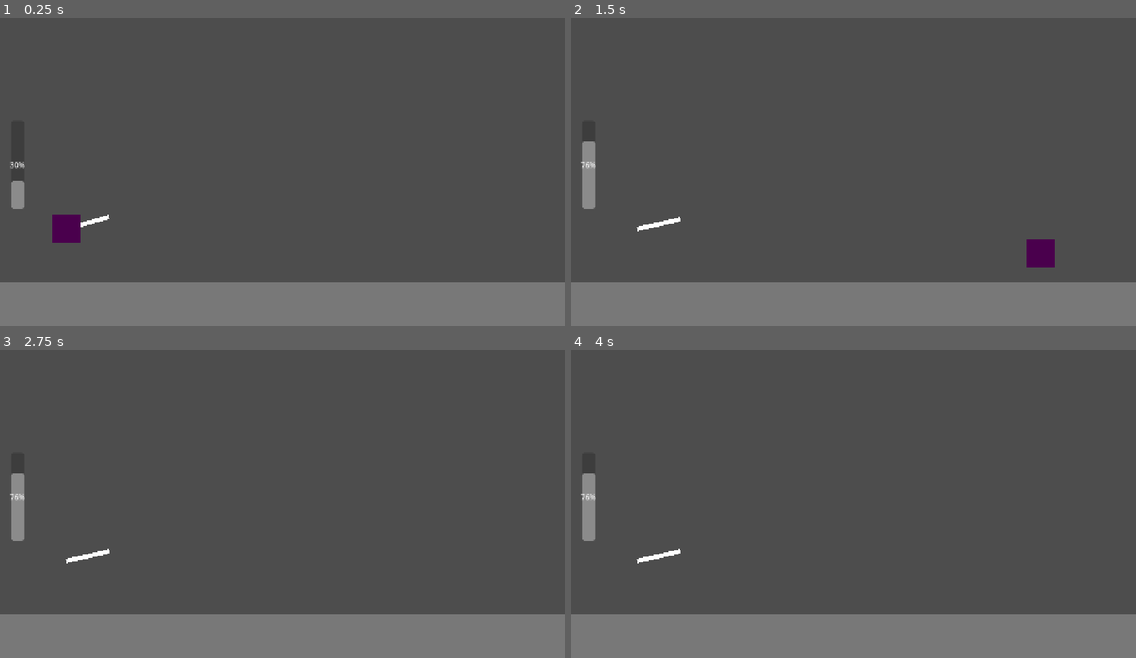
Above: before the commit, frames 1-4 (two rows, left to right).
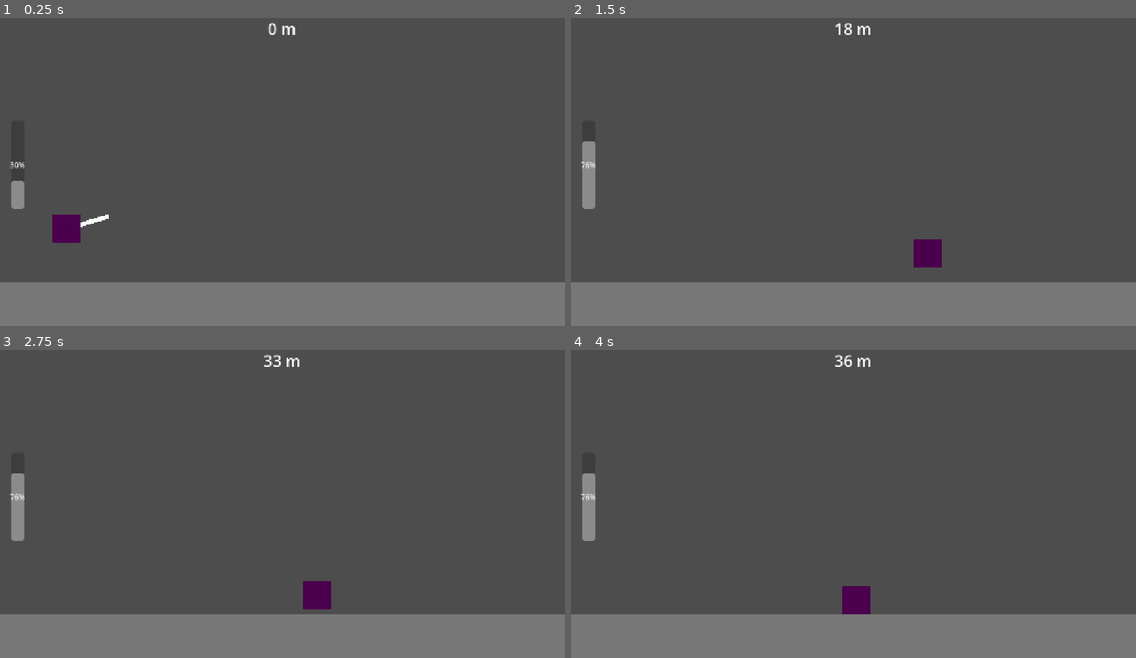
Above: after the commit, the same moments.

Repository: neltholomew/throw_the_dice
Game: Godot game, scene res://scenes/main/game.tscn
The game is run twice, just before and just after one commit, with the same random seed, the same clock (stepped at 60 frames per second) and the same inputs.
Inputs (mouse positions are in pixels of both pictures, inside the frame that each line leads up to):
- Up to frame 1 (0.25 s): no input
- Up to frame 2 (1.5 s): move the mouse to (977, 150) at 0.52 s; click (977, 150) at 0.6 s; move the mouse to (740, 184) at 1.27 s; click (740, 184) at 1.35 s
- Up to frame 3 (2.75 s): move the mouse to (339, 430) at 2.02 s; click (339, 430) at 2.1 s
- Up to frame 4 (4 s): move the mouse to (825, 562) at 2.77 s; click (825, 562) at 2.85 s; tap Enter at 3.5 s; move the mouse to (1023, 547) at 3.52 s; click (1023, 547) at 3.6 s

The runs differ from the first frame. In frame 1, 0.1% of the frame differs, in the area x 14-53%, y 1-68%; in frame 2, 1.1%, in the area x 11-86%, y 1-82%; in frame 3, 0.7%; in frame 4, 0.7%.

Commit message:
Add camera, HUD and distance counter
- Camera2D follows Dice with left/bottom limits
- HUD CanvasLayer with power meter and centered distance label
- launched signal on Dice
- Import files for main theme and test sprite

Co-Authored-By: Claude Opus 5.5 <noreply@anthropic.com>

Diff:
--- a/scenes/dice/dice.tscn
+++ b/scenes/dice/dice.tscn
@@ -19,3 +19,9 @@
 color = Color(0.29034302, 7.7634904e-05, 0.30367082, 1)
 
 [node name="SpritePlaceholder" type="Sprite2D" parent="." unique_id=364258721]
+scale = Vector2(0.5, 0.5)
+
+[node name="Camera2D" type="Camera2D" parent="." unique_id=1364674907]
+limit_left = 0
+limit_bottom = 720
+position_smoothing_enabled = true
--- a/scenes/main/game.tscn
+++ b/scenes/main/game.tscn
@@ -8,13 +8,6 @@
 
 [node name="Game" type="Node2D" unique_id=1520207878]
 script = ExtResource("1_e64el")
-
-[node name="ProgressBar" type="ProgressBar" parent="." unique_id=1146790352]
-offset_left = 25.0
-offset_top = 254.0
-offset_right = 55.0
-offset_bottom = 454.0
-fill_mode = 3
 
 [node name="LaunchPoint" type="Marker2D" parent="." unique_id=1598367436]
 position = Vector2(150, 500)
@@ -36,3 +29,26 @@
 offset_right = 50000.0
 offset_bottom = 50.0
 color = Color(0.47007585, 0.47007585, 0.47007585, 1)
+
+[node name="HUD" type="CanvasLayer" parent="." unique_id=1409272653]
+
+[node name="ProgressBar" type="ProgressBar" parent="HUD" unique_id=1146790352]
+offset_left = 25.0
+offset_top = 254.0
+offset_right = 55.0
+offset_bottom = 454.0
+fill_mode = 3
+
+[node name="DistanceLabel" type="Label" parent="HUD" unique_id=1737981871]
+anchors_preset = 5
+anchor_left = 0.5
+anchor_right = 0.5
+offset_left = -150.0
+offset_top = 20.0
+offset_right = 150.0
+offset_bottom = 70.0
+grow_horizontal = 2
+theme_override_font_sizes/font_size = 36
+text = "0 m"
+horizontal_alignment = 1
+vertical_alignment = 1
--- a/scripts/dice/dice.gd
+++ b/scripts/dice/dice.gd
@@ -1,6 +1,7 @@
 extends CharacterBody2D
 class_name Dice
 signal run_ended
+signal launched
 
 @export var gravity: float = 980.0
 @export var bounciness: float = 0.7
@@ -14,6 +15,7 @@
 func launch(launch_velocity:Vector2) -> void:
 	velocity = launch_velocity
 	flying = true
+	launched.emit()
 
 
 func _physics_process(delta: float) -> void:
--- a/scripts/main/game.gd
+++ b/scripts/main/game.gd
@@ -1,19 +1,26 @@
 extends Node2D
 
+const PIXELS_PER_METER: float = 50.0
+var start_x: float
+var distance: float = 0.0
 var power: float = 0.0
 @export var meter_speed: float = 120.0
 @export var power_to_speed: float = 15.0
 var direction: int = 1
 var thrown: bool = false
-@onready var meter: ProgressBar = $ProgressBar
+@onready var meter: ProgressBar = $HUD/ProgressBar
 @onready var launch_point: Marker2D = $LaunchPoint
 @onready var dice: Dice = $Dice
+@onready var distance_label: Label = $HUD/DistanceLabel
 
 func _ready() -> void:
 	dice.global_position = launch_point.global_position
+	start_x = dice.global_position.x
 	dice.run_ended.connect(_on_dice_run_ended)
 
 func _process(delta: float) -> void:
+	distance = (dice.global_position.x - start_x) / PIXELS_PER_METER
+	distance_label.text = "%d m" % distance
 	if thrown:
 		return
 	power += meter_speed * direction * delta
@@ -34,4 +41,4 @@
 
 
 func _on_dice_run_ended() -> void:
-		print("Run ended!")
+		print("Run ended! Distance: ", int(distance), " m")
Not shown, added: assets/audio/Throw_the_dice_main_theme.wav.import
Not shown, added: assets/sprites/test.png.import
